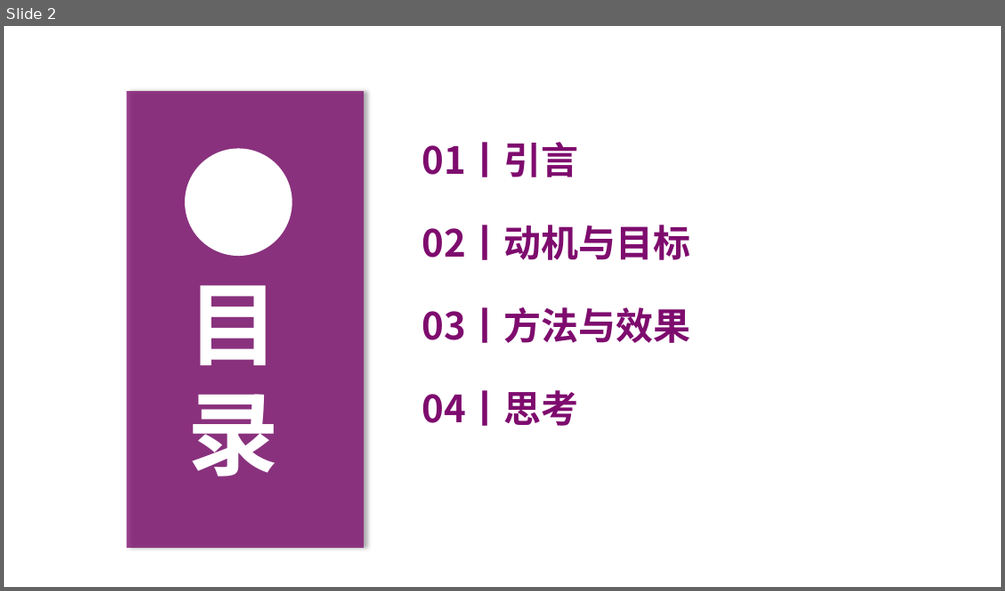
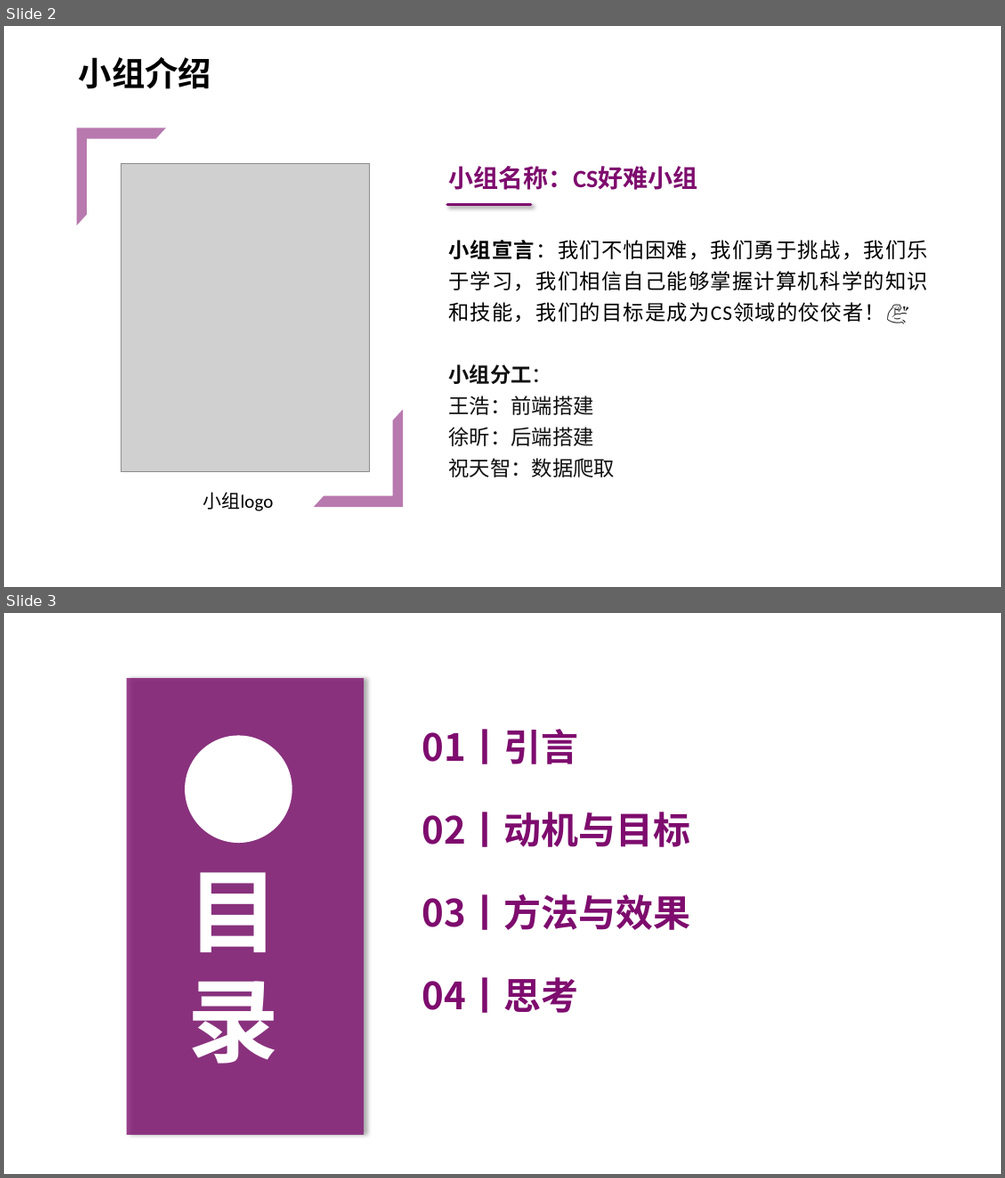
Before and after one commit to water-00/internship-traning, a slide deck: 项目汇报.pptx. Shown one above the other, each under a label of ours: slide 2 before the commit, slides 2 and 3 after it. The pictures are 1005x591 and 1005x1178 pixels, drawn with LibreOffice and Linux fonts; fonts in the diff are those of the drawing; grey boxes stand for pictures; background and template pictures are left out. Boxes give left, top, right and bottom in pixels: in the first picture for what was removed or moved away, otherwise in the second. Text is boxed around its words. In the diff, an @@ line names an element or a change of style, - is before the commit and + after.

Commit message:
加了小组介绍页面

```diff
--- a/项目汇报.pptx
+++ b/项目汇报.pptx
@@ slide 2 added at [4,26,1001,587], background #FFFFFF @@
@@ text added at [79,57,211,89], 32 pt, text #000000, bold @@
+小组介绍
@@ half frame added at [77,127,165,225], fill #7E0C6E at 55% opacity @@
@@ picture added at [121,163,370,471] @@
@@ text added at [448,166,697,190], 24 pt, text #7E0C6E, bold @@
+小组名称：CS好难小组
@@ line added from (447, 205) to (531, 205), #7E0C6E 3 pt @@
@@ text added at [448,240,928,477], 20 pt, text #000000 @@
+小组宣言：我们不怕困难，我们勇于挑战，我们乐于学习，我们相信自己能够掌握计算机科学的知识和技能，我们的目标是成为CS领域的佼佼者！💪
+小组分工：
+王浩：前端搭建
+徐昕：后端搭建
+祝天智：数据爬取
@@ rectangle added at [121,377,370,426], fill #7E0C6E @@
@@ half frame added at [314,409,403,507], fill #7E0C6E at 55% opacity @@
@@ text added at [203,491,274,511], 18 pt, text #000000 @@
+小组logo
@@ what was slide 2 is now slide 3 @@
```
